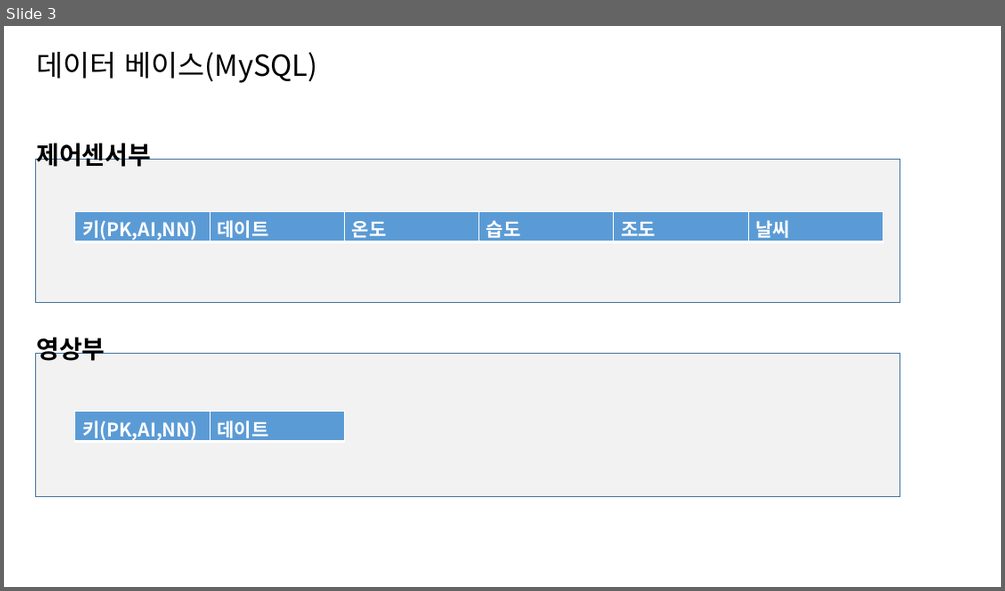
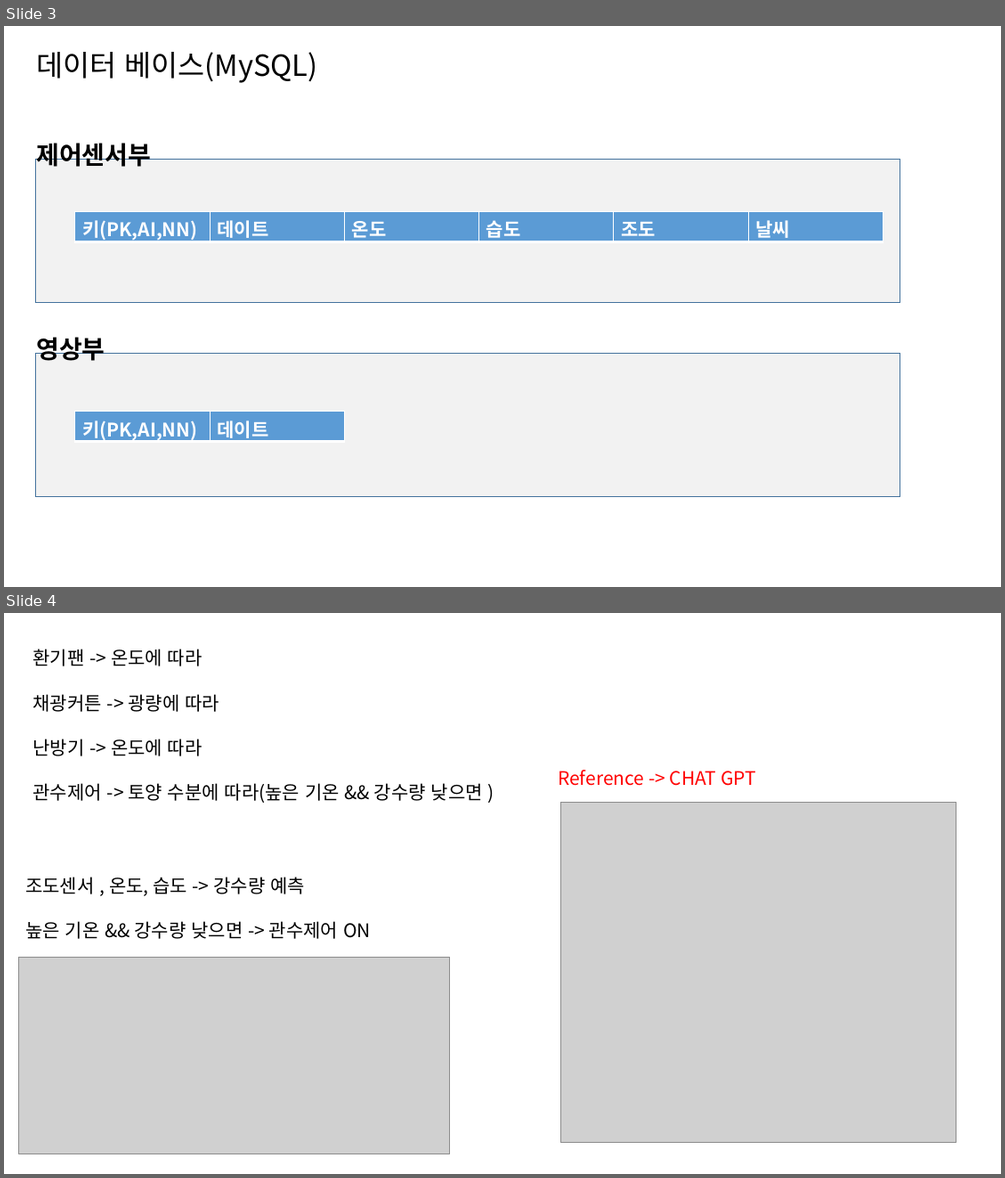
Before and after one commit to CodeMystero/-intel-edge-AI-S-W, a slide deck: 프레젠테이션1.pptx. Shown one above the other, each under a label of ours: slide 3 before the commit, slides 3 and 4 after it. The pictures are 1005x591 and 1005x1178 pixels, drawn with LibreOffice and Linux fonts; fonts in the diff are those of the drawing; grey boxes stand for pictures. Boxes give left, top, right and bottom in pixels: in the first picture for what was removed or moved away, otherwise in the second. Text is boxed around its words. In the diff, an @@ line names an element or a change of style, - is before the commit and + after.

```diff
--- a/프레젠테이션1.pptx
+++ b/프레젠테이션1.pptx
@@ slide 4 added at [4, 613, 1001, 1174], background #FFFFFF @@
@@ text added at [33, 649, 483, 803], 18 pt, text #000000 @@
+환기팬 -> 온도에 따라
+채광커튼 -> 광량에 따라
+난방기 -> 온도에 따라
+관수제어 -> 토양 수분에 따라(높은 기온 && 강수량 낮으면 )
@@ text added at [558, 770, 756, 786], 18 pt, text #FF0000 @@
+Reference -> CHAT GPT
@@ picture added at [561, 803, 956, 1143] @@
@@ text added at [25, 876, 371, 939], 18 pt, text #000000 @@
+조도센서 , 온도, 습도 -> 강수량 예측
+높은 기온 && 강수량 낮으면 -> 관수제어 ON
@@ picture added at [18, 957, 450, 1153] @@
```
Also in this commit, not shown: 2 slides changed, 1 slide removed.
